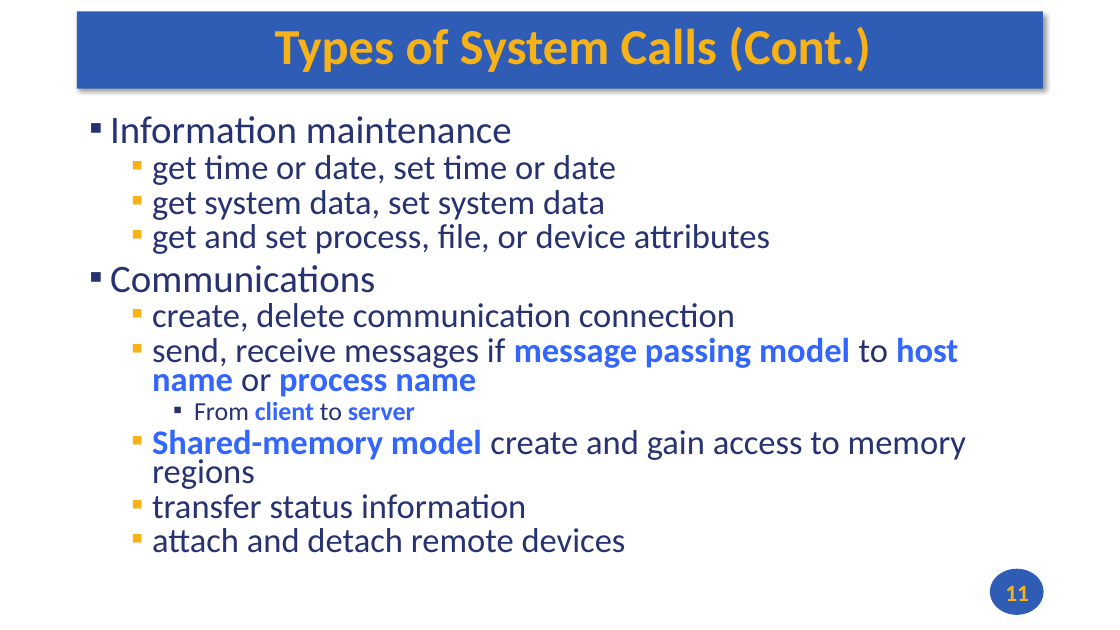
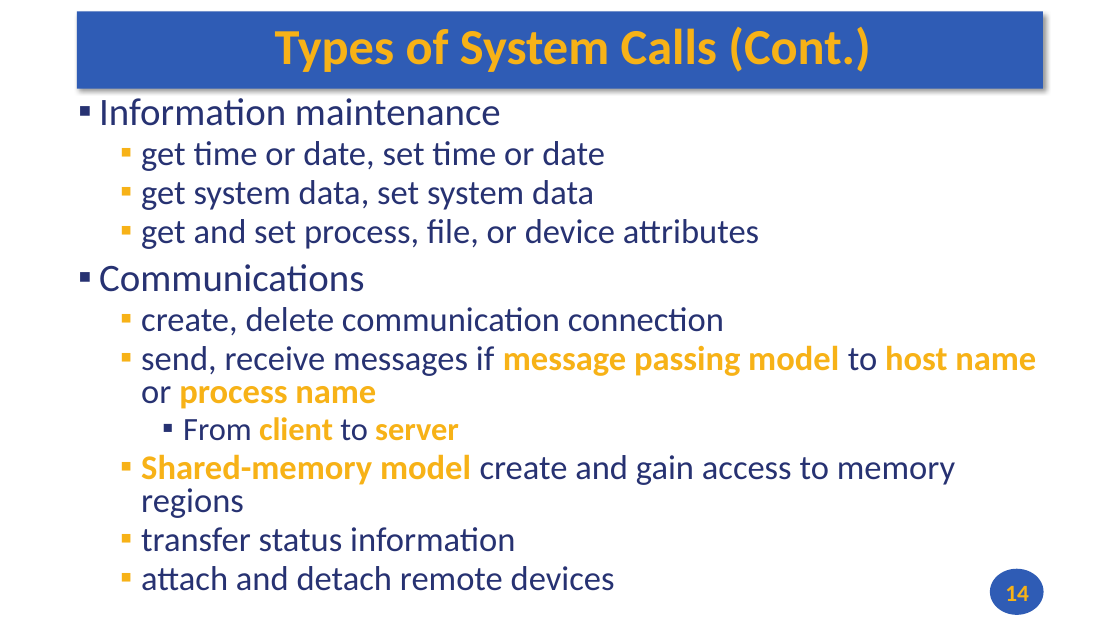
Before and after one commit to andrewt0301/hse-acos-course, a slide deck: slide 14 of docs/part2os/03_SystemCalls/OS_Lecture_03.pptx (slide 11 before the commit). Drawn at 1120x630 pixels with LibreOffice and Linux fonts; fonts in the diff are those of the drawing. Boxes give left, top, right and bottom in pixels: in the first picture for what was removed or moved away, otherwise in the second. Text is boxed around its words. In the diff, an @@ line names an element or a change of style, - is before the commit and + after.

```diff
--- a/docs/part2os/03_SystemCalls/OS_Lecture_03.pptx
+++ b/docs/part2os/03_SystemCalls/OS_Lecture_03.pptx
@@ text "Information maintenance": place and size @@
-text "Information maintenance" at <box>110,116,966,553</box>
+text "Information maintenance" at <box>99,98,1036,591</box>
@@ text "Information maintenance" at <box>99,98,1036,591</box>: text colour #3366FF to #F7B217 in "message passing model host name process name", "client server", "Shared-memory model"; size 22.2 to 27.8 pt in "From client to server"; line spacing 0.7 to 0.8 @@
@@ page number at <box>1005,586,1029,601</box>: text changed @@
-11
+14
```
Also in this commit, not shown: 10 other slides changed, 3 slides added, 1 other file.
